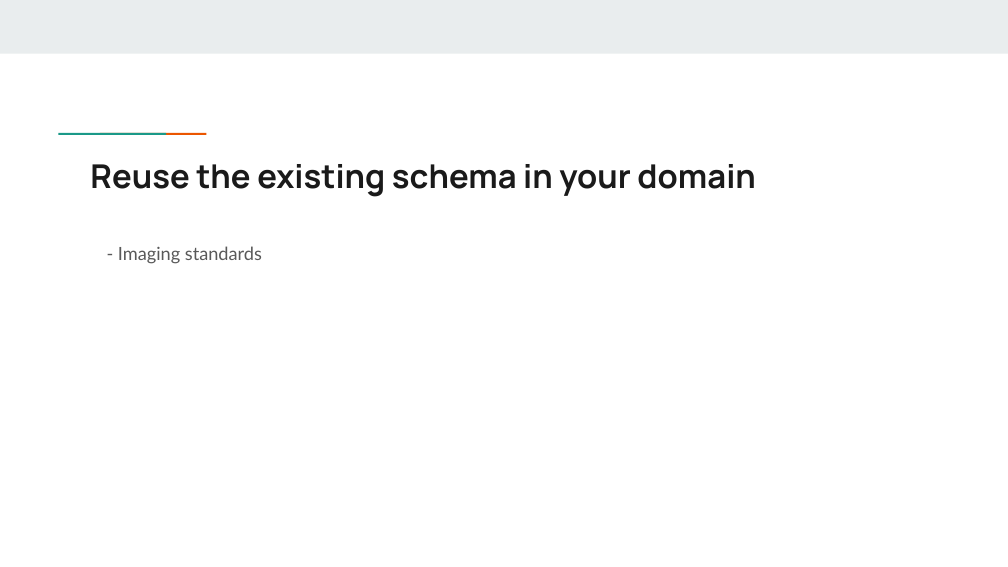
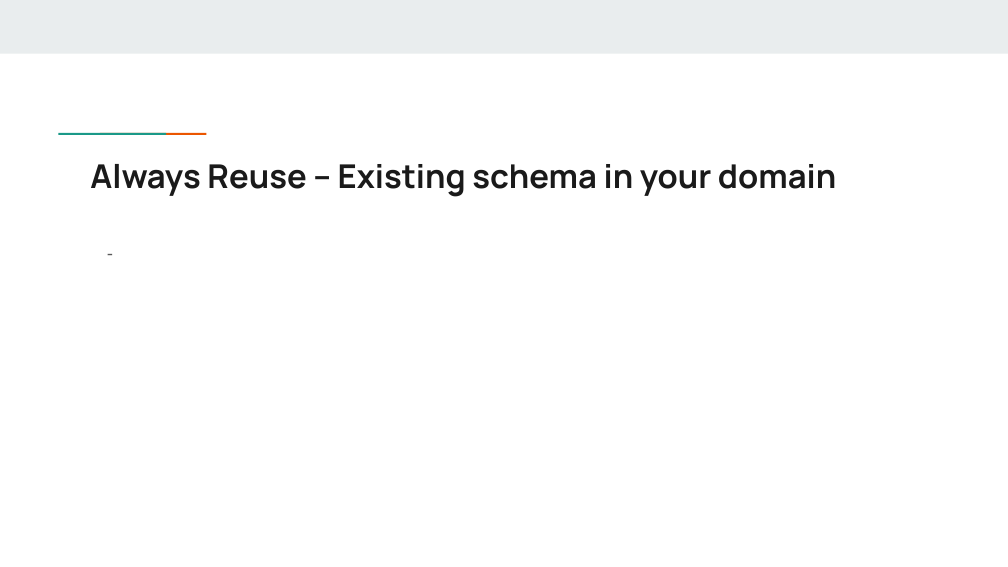
Before and after one commit to Health-RI/health-ri-metadata, a slide deck: slide 16 of Presentations/HRI_Metadata_Schema_ImagingGroup_KickOff (1).pptx. Drawn at 1008x567 pixels with LibreOffice and Linux fonts; fonts in the diff are those of the drawing. Boxes give left, top, right and bottom in pixels: in the first picture for what was removed or moved away, otherwise in the second. Text is boxed around its words. In the diff, an @@ line names an element or a change of style, - is before the commit and + after.

```diff
--- a/Presentations/HRI_Metadata_Schema_ImagingGroup_KickOff (1).pptx
+++ b/Presentations/HRI_Metadata_Schema_ImagingGroup_KickOff (1).pptx
@@ title at (90, 164, 836, 197): text changed @@
-Reuse the existing schema in your domain
+Always Reuse -- Existing schema in your domain
@@ text at (118, 246, 262, 264): text changed @@
-- Imaging standards
+-
```
Also in this commit, not shown: 10 other slides changed, 1 slide removed, 1 other file.
